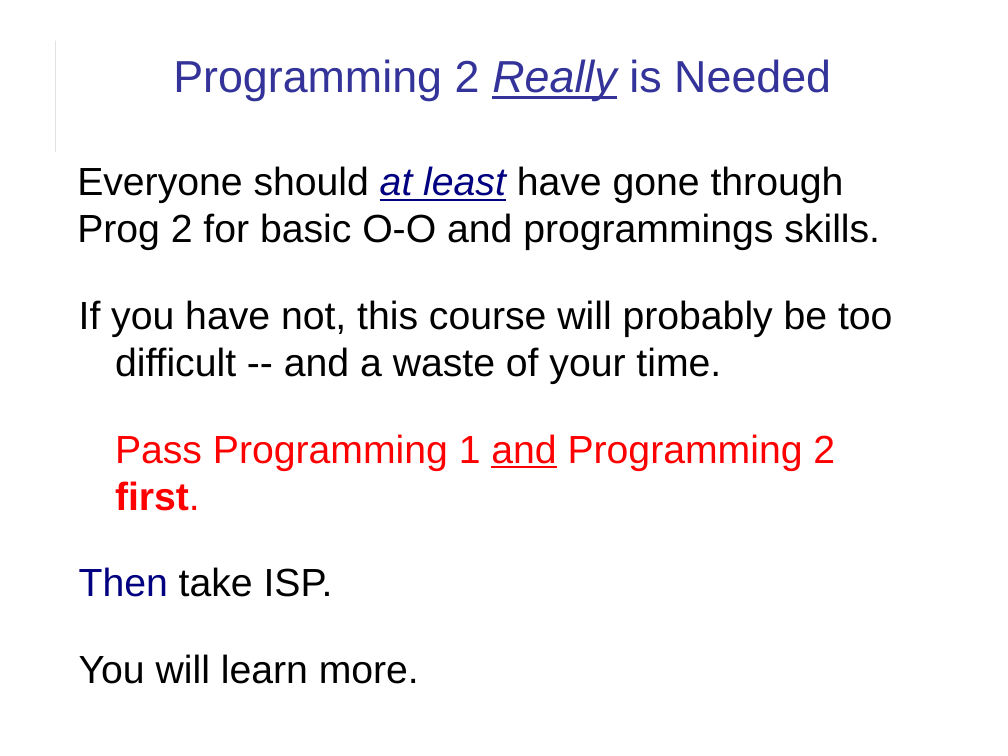
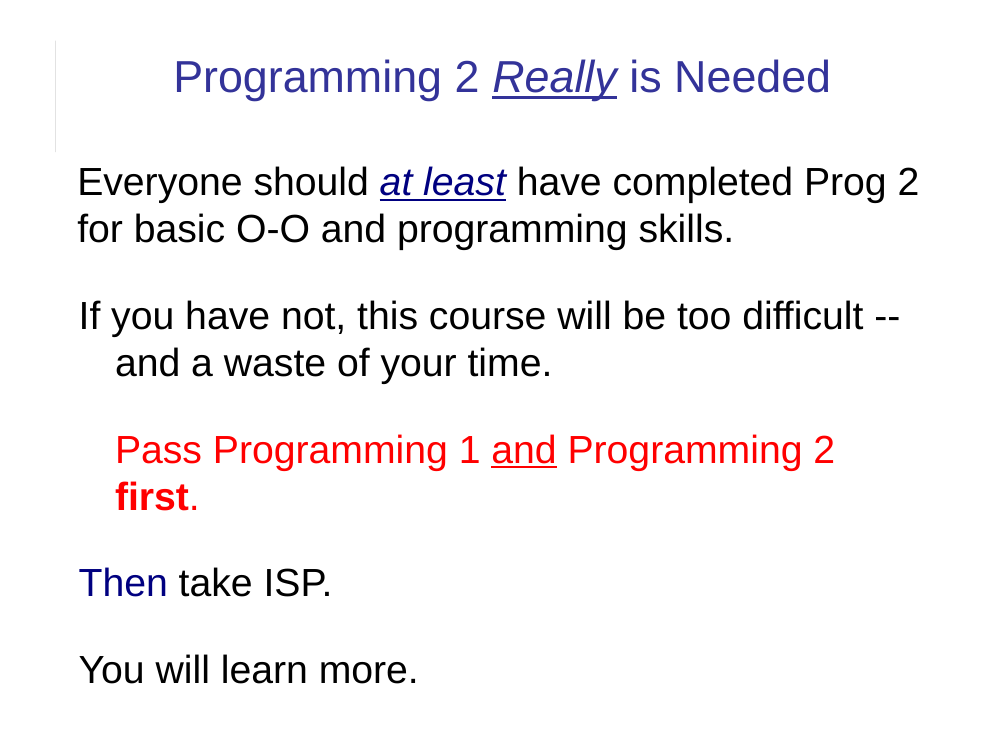
Before and after one commit to cpske/ISP, a slide deck: slide 9 of introduction/Introduction-to-Course.odp (slide 10 before the commit). Drawn at 1008x756 pixels with LibreOffice and Linux fonts; fonts in the diff are those of the drawing. Boxes give left, top, right and bottom in pixels: in the first picture for what was removed or moved away, otherwise in the second. Text is boxed around its words. In the diff, an @@ line names an element or a change of style, - is before the commit and + after.

Commit message:
update About and course intro

```diff
--- a/introduction/Introduction-to-Course.odp
+++ b/introduction/Introduction-to-Course.odp
@@ text at bbox=[77, 166, 920, 384]: text changed @@
-Everyone should at least have gone through Prog 2 for basic O-O and programmings skills.
-If you have not, this course will probably be too difficult -- and a waste of your time.
+Everyone should at least have completed Prog 2 for basic O-O and programming skills.
+If you have not, this course will be too difficult -- and a waste of your time.
```
Also in this commit, not shown: 5 other slides changed, 2 slides added, 1 slide removed, 6 other files.
